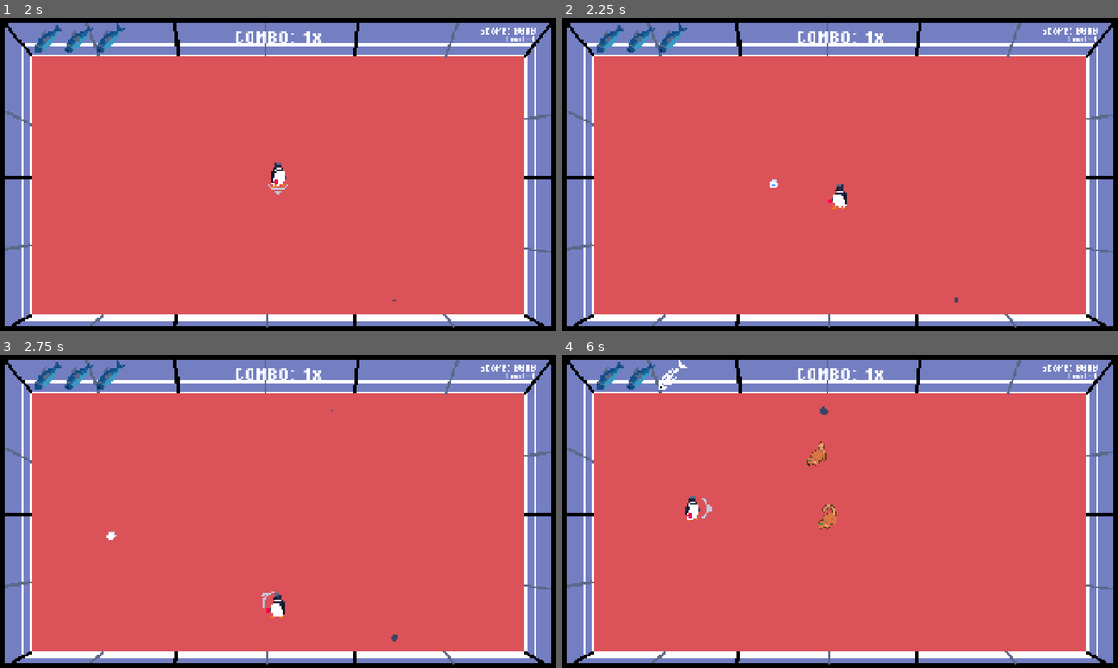
Above: before the commit, frames 1-4 (two rows, left to right).
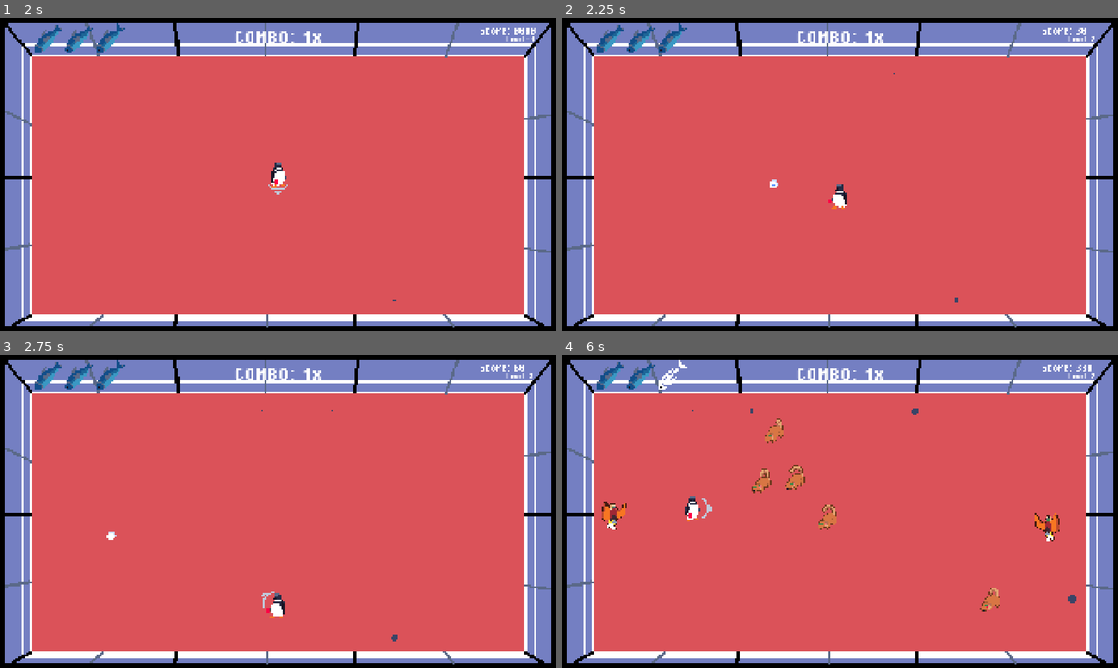
Above: after the commit, the same moments.

Repository: NicholasNg380/PING
Game: Godot game, scene res://scenes/mainScenes/start_screen.tscn
Two runs of this game, one before a commit and one after it. Both use one fixed random seed, a clock stepped at 60 frames per second and the inputs below. Sound files missing from this copy of the repository are replaced by a short silence.
Inputs (mouse positions are in pixels of both pictures, inside the frame that each line leads up to):
- Up to frame 1 (2 s): tap Enter at 0.5 s; move the mouse to (400, 158) at 0.52 s; hold D (right) 0.53-1.25 s; tap 1 at 0.6 s; tap 2 at 0.8 s; click (278, 215) at 1.25 s
- Up to frame 2 (2.25 s): tap Space (hit) at 2 s; move the mouse to (728, 190) at 2.02 s; hold S (down) from 2.03 s (still down); tap 2 at 2.1 s
- Up to frame 3 (2.75 s): keep holding S (down); tap 3 at 2.3 s
- Up to frame 4 (6 s): move the mouse to (895, 442) at 2.77 s; release S (down) at 2.78 s; hold D (right) 2.78-3.53 s; tap 3 at 2.85 s; tap 4 at 3.05, 3.6 s; move the mouse to (812, 574) at 3.52 s; hold W (up) 3.53-4.28 s; tap 5 at 3.8, 4.35 s; move the mouse to (1006, 558) at 4.27 s; hold A (left) 4.28-5.78 s; tap 6 at 4.55, 5.1 s; move the mouse to (673, 464) at 5.02 s; tap 7 at 5.3, 5.85 s; move the mouse to (867, 511) at 5.77 s; hold S (down) from 5.78 s (still down)

Frame 1 is identical in both runs. In frame 2, less than 0.1% of the frame differs, in the area x 59-97%, y 3-18%; in frame 3, less than 0.1%; in frame 4, 1.4%, in the area x 7-97%, y 3-82%.

Commit message:
Bird and Possum no longer go off screen
ALSO READDED DEBUGGING TAKE IT OUT PLEASE

Diff:
--- a/scenes/objects/Bird.tscn
+++ b/scenes/objects/Bird.tscn
@@ -141,7 +141,11 @@
 }]
 
 [node name="Bird" unique_id=1863187210 instance=ExtResource("1_hvhr7")]
+collision_mask = 15
 script = ExtResource("2_barf0")
+
+[node name="Area2D" parent="." index="1" unique_id=1268213906]
+collision_mask = 11
 
 [node name="BirdFlap" type="AnimatedSprite2D" parent="." index="2" unique_id=1086143794]
 scale = Vector2(3, 3)
--- a/scenes/objects/WallVertical.tscn
+++ b/scenes/objects/WallVertical.tscn
@@ -8,6 +8,7 @@
 scale = Vector2(1, 15)
 
 [node name="StaticBody2D" type="StaticBody2D" parent="." unique_id=1834655667]
+collision_layer = 9
 collision_mask = 3
 
 [node name="CollisionShape2D2" type="CollisionShape2D" parent="StaticBody2D" unique_id=1276267672]
--- a/scripts/controllers/game_controller.gd
+++ b/scripts/controllers/game_controller.gd
@@ -243,3 +243,29 @@
 
 func _on_death_screen_restart() -> void:
 	restart()
+
+
+# DEBUG LEVEL SELECT
+func _input(event):
+	if event is InputEventKey and event.pressed:
+		match event.keycode:
+			KEY_1:
+				start_level(1)
+			KEY_2:
+				start_level(2)
+			KEY_3:
+				start_level(3)
+			KEY_4:
+				start_level(4)
+			KEY_5:
+				start_level(5)
+			KEY_6:
+				start_level(6)
+			KEY_7:
+				start_level(7)
+			KEY_8:
+				start_level(8)
+			KEY_9:
+				start_level(9)
+			KEY_0:
+				start_level(10)
--- a/scripts/enemyScripts/bird.gd
+++ b/scripts/enemyScripts/bird.gd
@@ -44,6 +44,7 @@
 	hurtbox.set_collision_mask_value(2, true)
 	set_collision_layer_value(4, true)
 	set_collision_mask_value(2, true)
+	set_collision_mask_value(1, true)
 	hurtbox.set_collision_mask_value(4, true)
 	set_collision_mask_value(4, true)
 	chase_speed = 100.0
@@ -77,9 +78,10 @@
 		State.DASHING:
 			var direction_to_target = global_position.direction_to(dash_target)
 			velocity = direction_to_target * dash_speed
+
 			move_and_slide()
 
-			if global_position.distance_to(dash_target) < 20:
+			if get_slide_collision_count() or global_position.distance_to(dash_target) < 20:
 				end_dash()
 
 func chase_player(_delta):
@@ -121,7 +123,7 @@
 func end_dash():
 	state = State.CHASE
 
-	# Dnable enemy collision
+	# Enable enemy collision
 	set_collision_mask_value(4, true)
 
 	cooldown_timer = randf_range(min_dash_cooldown, max_dash_cooldown)
--- a/scripts/enemyScripts/possum.gd
+++ b/scripts/enemyScripts/possum.gd
@@ -15,6 +15,7 @@
 	hurtbox.set_collision_mask_value(2, true)
 	set_collision_layer_value(4, true)
 	set_collision_mask_value(2, true)
+	set_collision_mask_value(1, true)
 	hurtbox.set_collision_mask_value(4, true)
 	set_collision_mask_value(4, true)
 
